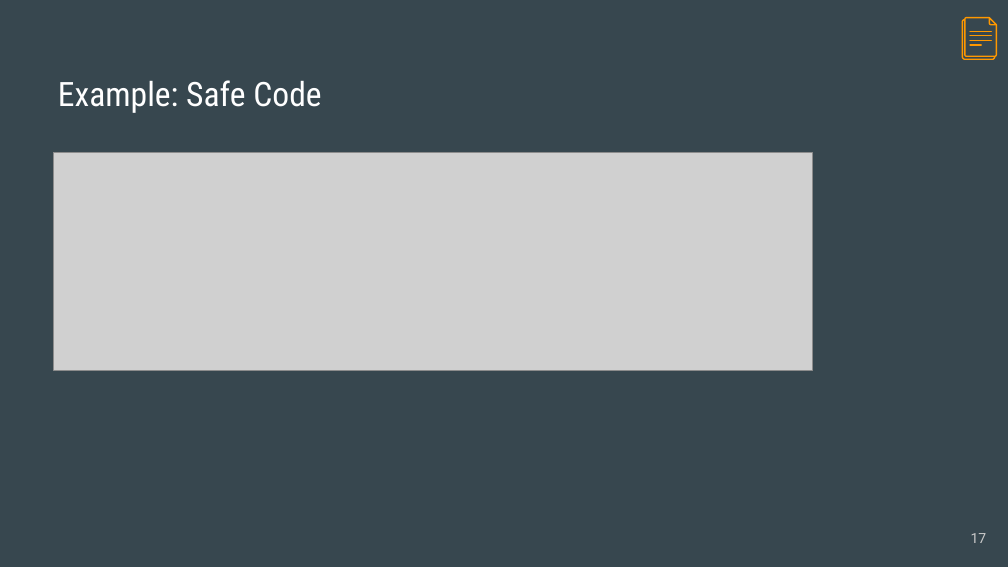
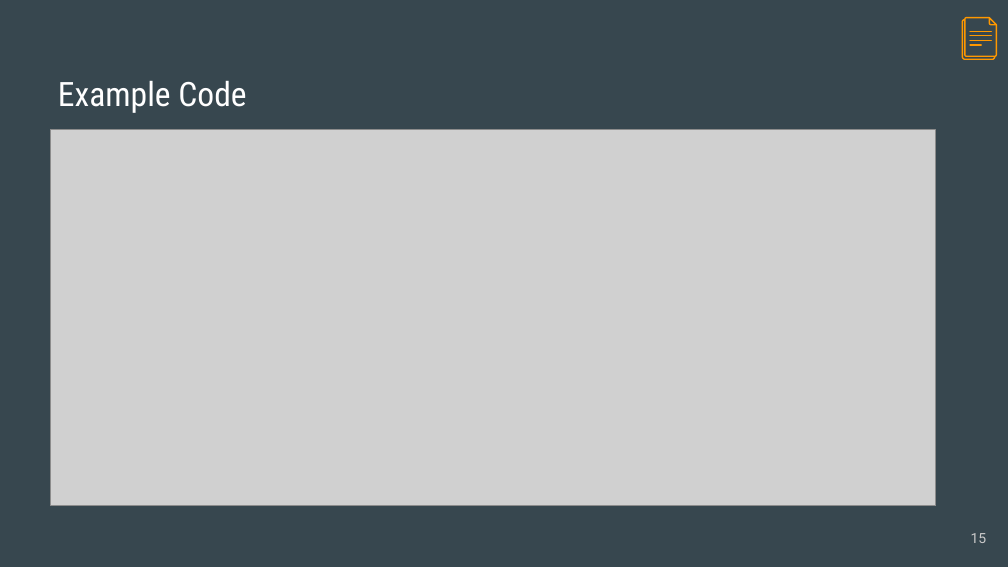
Before and after one commit to asadasivan/lascon_nft_ctf, a slide deck: slide 15 of docs/Lascon2022_badgegame.pptx (slide 17 before the commit). Drawn at 1008x567 pixels with LibreOffice and Linux fonts; fonts in the diff are those of the drawing; grey boxes stand for pictures. Boxes give left, top, right and bottom in pixels: in the first picture for what was removed or moved away, otherwise in the second. Text is boxed around its words. In the diff, an @@ line names an element or a change of style, - is before the commit and + after.

```diff
--- a/docs/Lascon2022_badgegame.pptx
+++ b/docs/Lascon2022_badgegame.pptx
@@ title at bbox=[58, 81, 246, 113]: text changed @@
-Example: Safe Code
+Example Code
@@ picture added at bbox=[50, 130, 935, 506] @@
@@ picture removed at bbox=[53, 153, 812, 371] @@
@@ page number at bbox=[971, 533, 987, 543]: text changed @@
-17
+15
```
Also in this commit, not shown: 6 other slides changed, 2 slides added, 2 slides removed.
